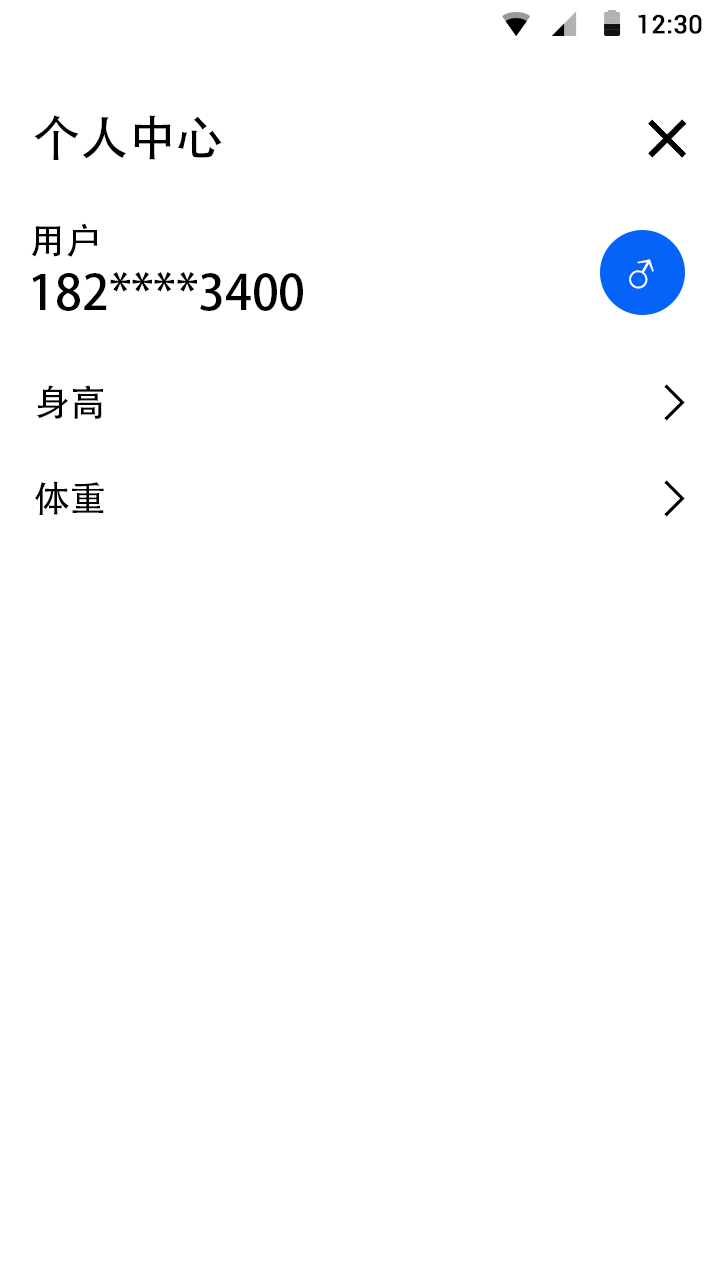
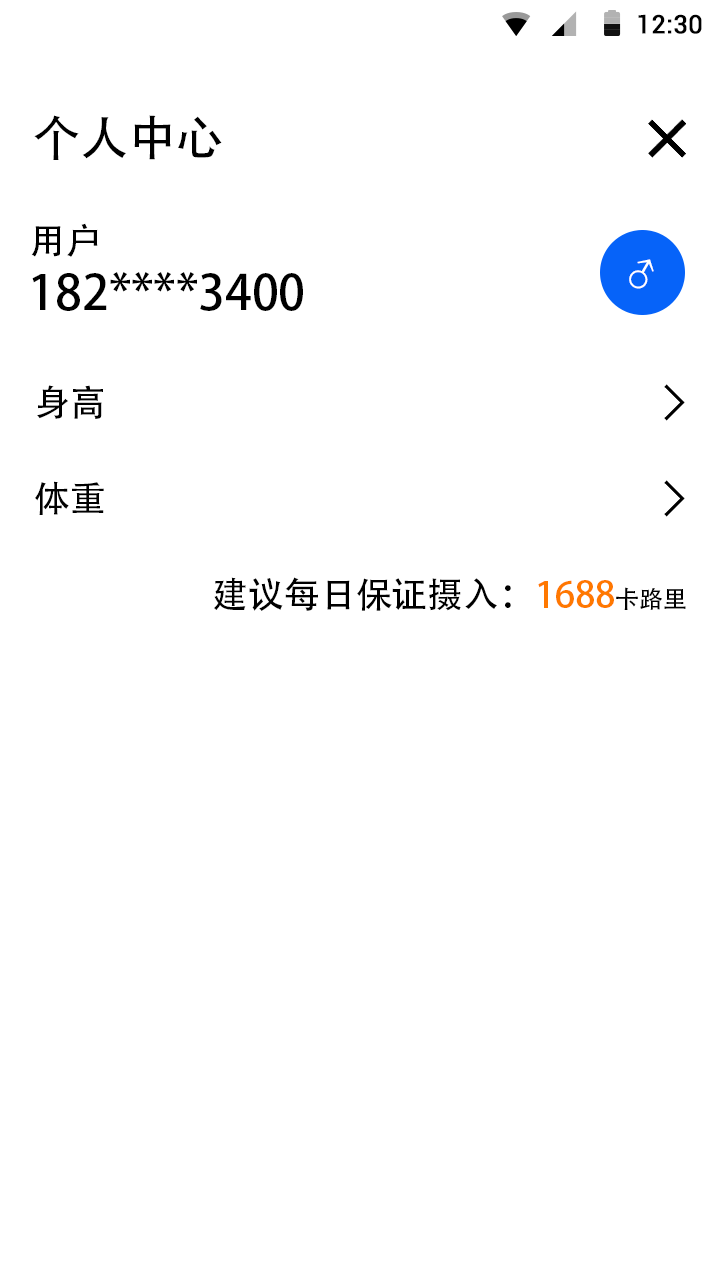
Layered file, before and after one edit (720×1280). Changes by layer:
added layer "建议每日保证摄入：1688卡路里" above "矩形 1 拷贝 6" over (214, 577, 686, 611)
